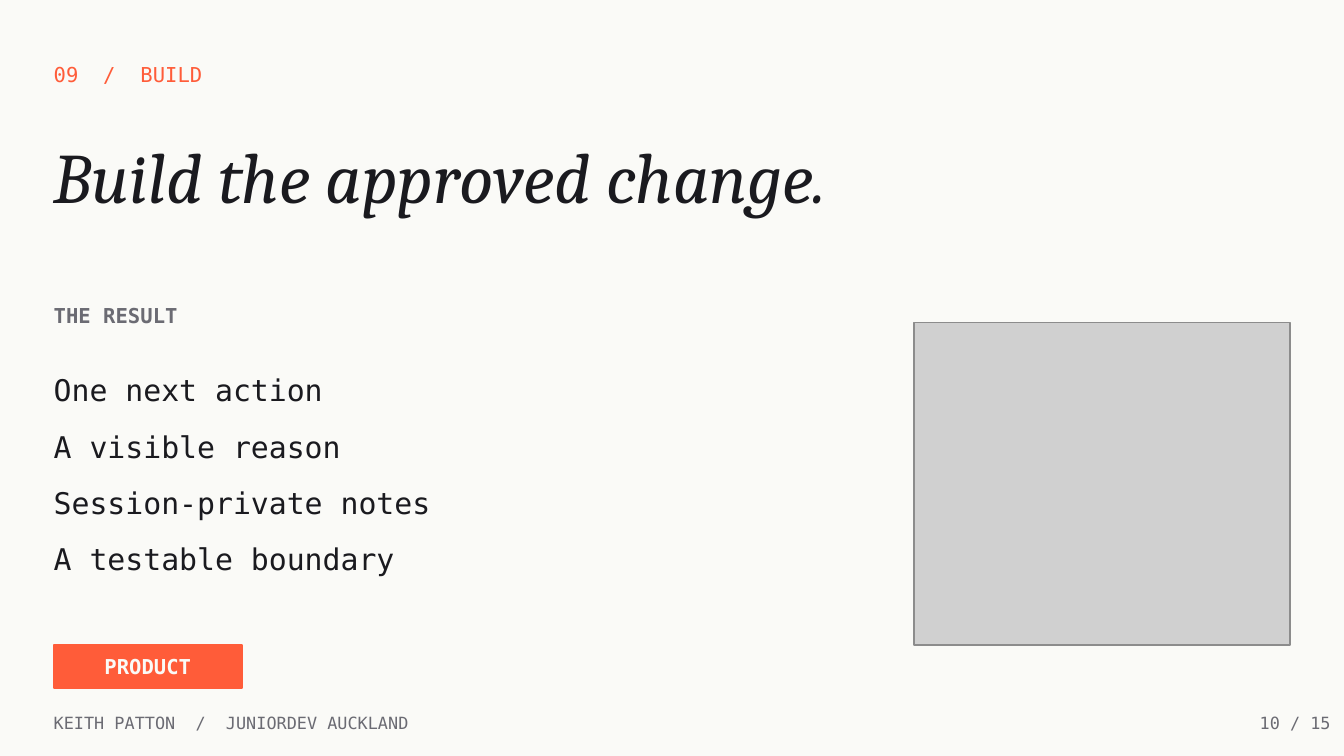
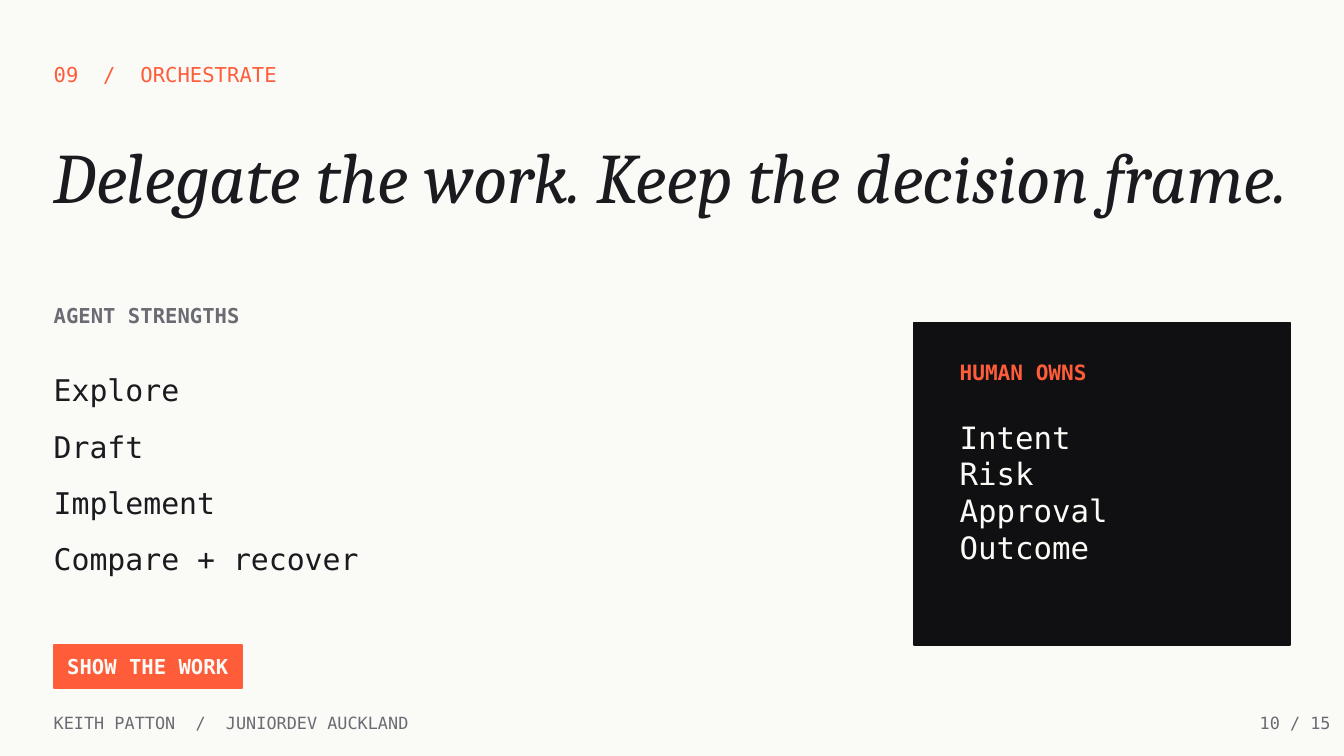
Before and after one commit to keithpatton/junior-dev-agentic-demo, a slide deck: slide 10 of presentation/Beyond-the-Prompt-JuniorDev.pptx. Drawn at 1344x756 pixels with LibreOffice and Linux fonts; fonts in the diff are those of the drawing; grey boxes stand for pictures. Boxes give left, top, right and bottom in pixels: in the first picture for what was removed or moved away, otherwise in the second. Text is boxed around its words. In the diff, an @@ line names an element or a change of style, - is before the commit and + after.

Commit message:
Reframe JuniorDev talk around the agentic loop

```diff
--- a/presentation/Beyond-the-Prompt-JuniorDev.pptx
+++ b/presentation/Beyond-the-Prompt-JuniorDev.pptx
@@ text at (x1=54, y1=66, x2=276, y2=83): text changed @@
-09 / BUILD
+09 / ORCHESTRATE
@@ text at (x1=54, y1=153, x2=1287, y2=218): text changed @@
-Build the approved change.
+Delegate the work. Keep the decision frame.
@@ text at (x1=54, y1=308, x2=239, y2=324): text changed @@
-THE RESULT
+AGENT STRENGTHS
@@ picture removed at (x1=914, y1=323, x2=1290, y2=645) @@
@@ rectangle added at (x1=914, y1=323, x2=1290, y2=645), fill #101012, outline #101012 1 pt @@
@@ text at (x1=54, y1=378, x2=180, y2=408): text changed @@
-One next action
+Explore
@@ text added at (x1=960, y1=364, x2=1087, y2=381), 11.2 pt, text #FF5C39, bold @@
+HUMAN OWNS
@@ text at (x1=54, y1=435, x2=144, y2=459): text changed @@
-A visible reason
+Draft
@@ text added at (x1=960, y1=426, x2=1108, y2=560), 16.5 pt, text #FAFAF7 @@
+Intent
+Risk
+Approval
+Outcome
@@ text at (x1=54, y1=491, x2=215, y2=521): text changed @@
-Session-private notes
+Implement
@@ text at (x1=54, y1=548, x2=359, y2=577): text changed @@
-A testable boundary
+Compare + recover
@@ text at (x1=67, y1=659, x2=228, y2=675): text changed @@
-PRODUCT
+SHOW THE WORK
```
Also in this commit, not shown: 8 other slides changed, 2 slides added, 2 slides removed, 14 other files.
